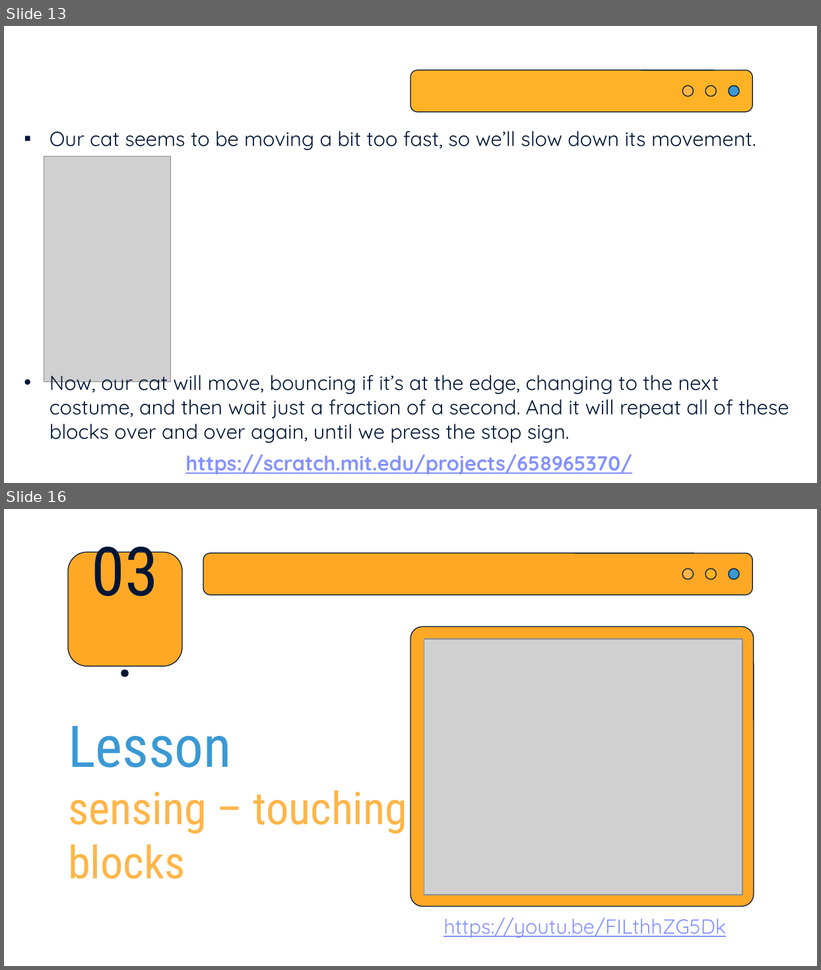
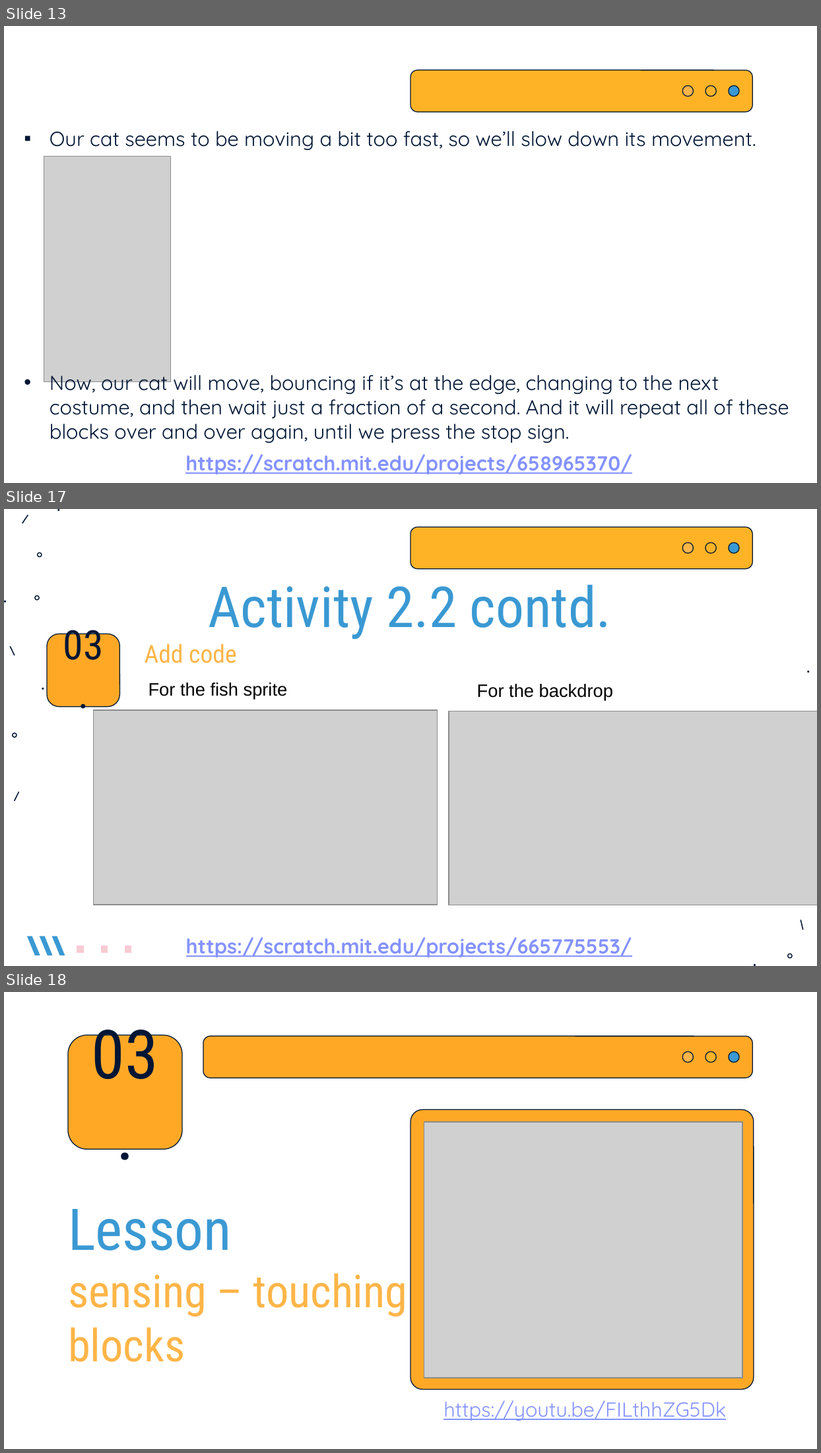
Before and after one commit to Vanshika-Mittal/scratch-tutorial, a slide deck: Scratch-Conditionals/Scratch-Conditionals.pptx. Shown one above the other, each under a label of ours: slides 13 and 16 before the commit, slides 13, 17 and 18 after it; the slides between them are not shown. The pictures are 821x970 and 821x1453 pixels, drawn with LibreOffice and Linux fonts; fonts in the diff are those of the drawing; grey boxes stand for pictures. Boxes give left, top, right and bottom in pixels: in the first picture for what was removed or moved away, otherwise in the second. Text is boxed around its words. In the diff, an @@ line names an element or a change of style, - is before the commit and + after.

```diff
--- a/Scratch-Conditionals/Scratch-Conditionals.pptx
+++ b/Scratch-Conditionals/Scratch-Conditionals.pptx
@@ slide 17 added at (4, 509, 817, 966), background #FFFFFF @@
@@ rounded rectangle added at (411, 527, 753, 568), fill #FEB326, outline #011635 0.75 pt @@
@@ freeform shape added at (683, 543, 694, 553), fill #FEB548, outline #011635 0.75 pt @@
@@ freeform shape added at (706, 543, 716, 553), fill #FEB326, outline #011635 0.75 pt @@
@@ freeform shape added at (729, 543, 739, 553), fill #3A99D3, outline #011635 0.75 pt @@
@@ text added at (208, 585, 611, 640), 50 pt, text #3A99D3 @@
+Activity 2.2 contd.
@@ group added at (4, 509, 59, 802): 9 freeform shapes @@
@@ title added at (63, 623, 104, 660), 36 pt, text #011635 @@
+03.
@@ rounded rectangle added at (47, 634, 120, 708), fill #FEA826, outline #011635 0.75 pt @@
@@ subtitle added at (145, 644, 236, 663), 22 pt, text #FEB548 @@
+Add code
@@ text added at (149, 683, 288, 699), 16 pt, text #000000 @@
+For the fish sprite
@@ text added at (477, 684, 613, 701), 16 pt, text #000000 @@
+For the backdrop
@@ group added at (754, 671, 817, 966): 5 freeform shapes @@
@@ picture added at (94, 711, 438, 906) @@
@@ picture added at (449, 712, 817, 906) @@
@@ freeform shape added at (26, 937, 40, 956), fill #3A99D3 @@
@@ freeform shape added at (40, 937, 53, 956), fill #3A99D3 @@
@@ freeform shape added at (52, 937, 65, 956), fill #3A99D3 @@
@@ text added at (186, 937, 632, 958), 18 pt, text #8492FF, bold, underline @@
+https://scratch.mit.edu/projects/665775553/
@@ freeform shape added at (77, 947, 85, 954), fill #F9CAD2 @@
@@ freeform shape added at (101, 947, 107, 954), fill #F9CAD2 @@
@@ freeform shape added at (124, 947, 131, 954), fill #F9CAD2 @@
@@ what was slide 16 is now slide 18 @@
```
Also in this commit, not shown: 2 slides changed, 2 other slides added, 1 slide removed.
